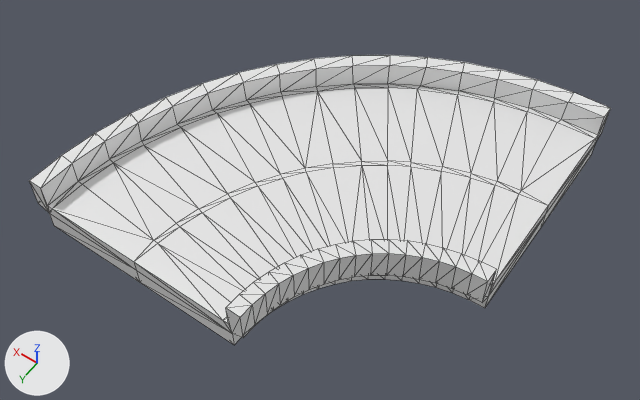
One commit to the glTF model models/synty/SM_Env_Road_Highway_Corner_01.glb: the scene before it, then after it.
Both versions are drawn from a camera (50 mm lens) standing at (-13.1, 12.2, 30.2) and looking at (1.2, -7.8, -1.2). Arrows for +X, +Y and +Z are at lower left; the lights stay in place. The older version comes first. Mesh edges are drawn as thin lines. Where no turn or scale is listed for an object, it has been applied to the vertices. Vertices at exactly the same position are counted once.

Before the edit, the objects in view are built like this:
```python
me_mesh = bpy.data.meshes.new('Mesh')
me_mesh.from_pydata(...)  # 289 vertices, 574 faces; spans x -7.5..10.7, y -18.2..0.0, z -1.5..1.2
ob_sm_env_road_highway_corner_01 = bpy.data.objects.new('SM_Env_Road_Highway_Corner_01', me_mesh)
ob_sm_env_road_highway_corner_01.location = (0.0, 0.0, 0.0)
```
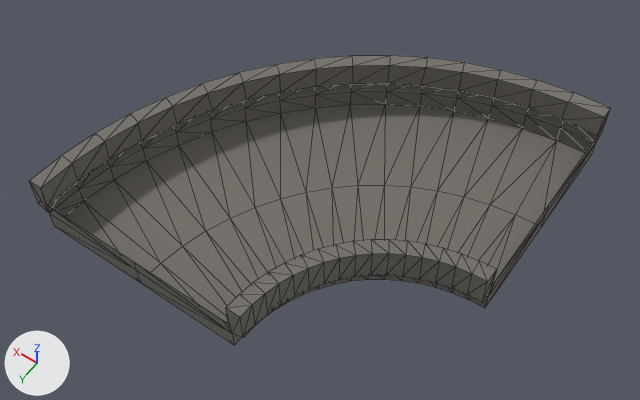
Edits to the scene script, one JSON object a line:
```json
{"op": "add", "block": "img_road_grey_01", "code": ["img_road_grey_01 = load_image('Road_Grey_01', '_unpacked/Road_Grey_01', 2048, 2048, 'sRGB')"]}
{"op": "add", "block": "mat_road", "code": ["mat_road = principled_material('road')", "mat_road.texture = img_road_grey_01", "mat_road.roughness = 0.9"]}
{"block": "me_mesh", "where": "# used by ob_sm_env_road_highway_corner_01; location = (0.0, 0.0, 0.0)"}
{"op": "remove", "block": "me_mesh", "code": "me_mesh.from_pydata(...)  # 289 vertices, 574 faces; spans x -7.5..10.7, y -18.2..0.0, z -1.5..1.2"}
{"op": "add", "block": "me_mesh", "code": "me_mesh.from_pydata(...)  # 229 vertices, 416 faces; spans x -7.5..10.7, y -18.2..0.0, z -1.5..1.2"}
{"block": "me_mesh", "change": "me_mesh part 1"}
{"block": "me_mesh", "change": "60 vertices are removed from x -6.6..9.6, y -17.1..-0.8, z 0.0"}
{"block": "me_mesh", "change": "158 faces are deleted"}
{"block": "me_mesh", "change": "me_mesh part 2: 416 faces spanning x -7.5..10.7, y -18.2..0.0, z -1.5..1.2 switch from no material to mat_road (picture img_road_grey_01)"}
```

Where the change shows, as pixel boxes (x1, y1, x2, y2) in the pictures (640 x 400 px):
```json
{"part": 1, "of": "me_mesh", "change": "deleted", "before": [48, 84, 598, 323]}
{"part": 2, "of": "me_mesh", "change": "recoloured", "before": [29, 55, 611, 345], "after": [29, 55, 611, 345], "on screen": "white to grey"}
```
